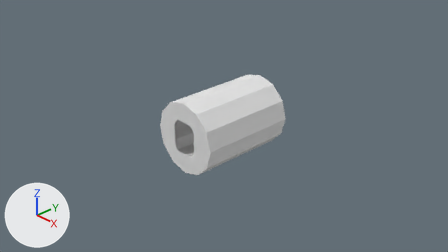
The Blender file Models/Squad/Spaces/mk1CrewCabin.blend, before and after one commit.
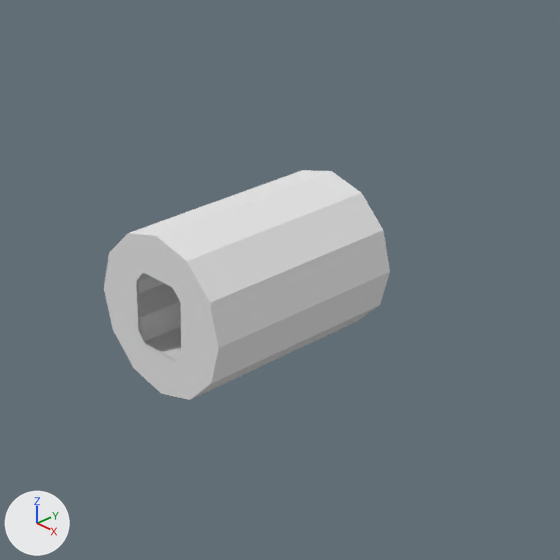
Each version appears first from the file's camera 'Camera', and next in a close-up on the part from 26% to 80% of the width and 0% to 97% of the height. Every picture has the same lights, and +X, +Y and +Z are marked at lower left.

In view in the first close-up: 'depthMask', 'shellCollider'.
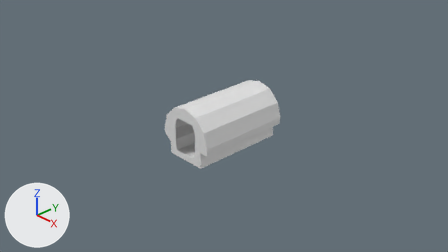
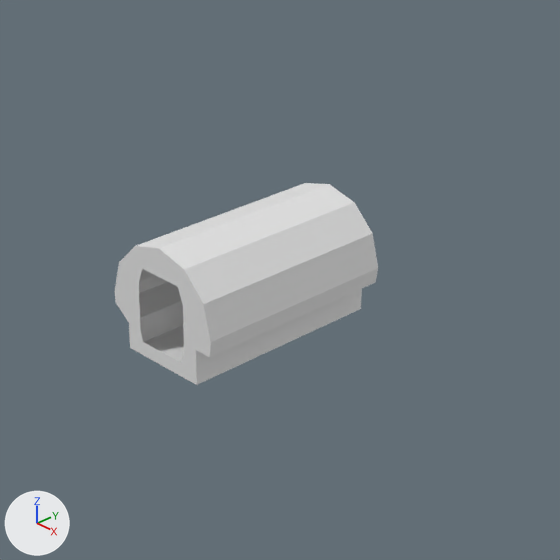
Commit message: prrof of concept in generating convex hull from existing depth mask

Scene script edits in JSON lines:
```json
{"op": "remove", "block": "ob_depthmask", "code": ["ob_depthmask = bpy.data.objects.new('depthMask', me_cylinder)", "ob_depthmask.parent = ob_cabin", "ob_depthmask.location = (0.0, 0.0, 0.0)", "ob_depthmask.scale = (1.13, 1.13, 1.13)"]}
```

Changed parts and their boxes [x1, y1, x2, y2] in the close-ups (560 x 560 px):
```json
{"object": "depthMask", "change": "deleted", "before": [104, 170, 390, 400]}
{"object": "shellCollider", "change": "unchanged, uncovered by the edit", "before": [136, 273, 182, 360], "after": [114, 183, 378, 385]}
```
